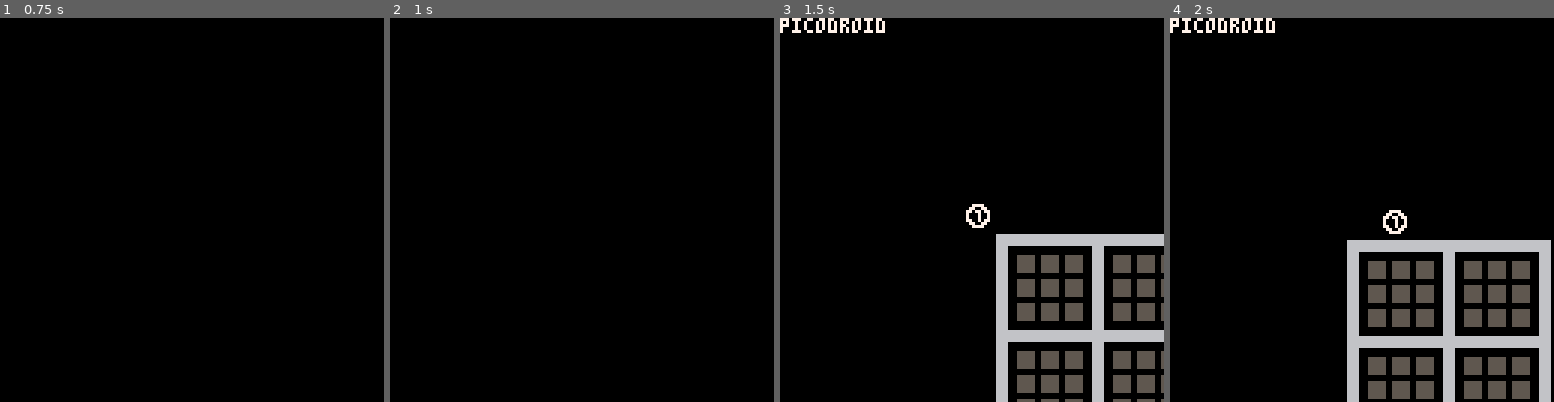
Above: before the commit, frames 1-4 (left to right).
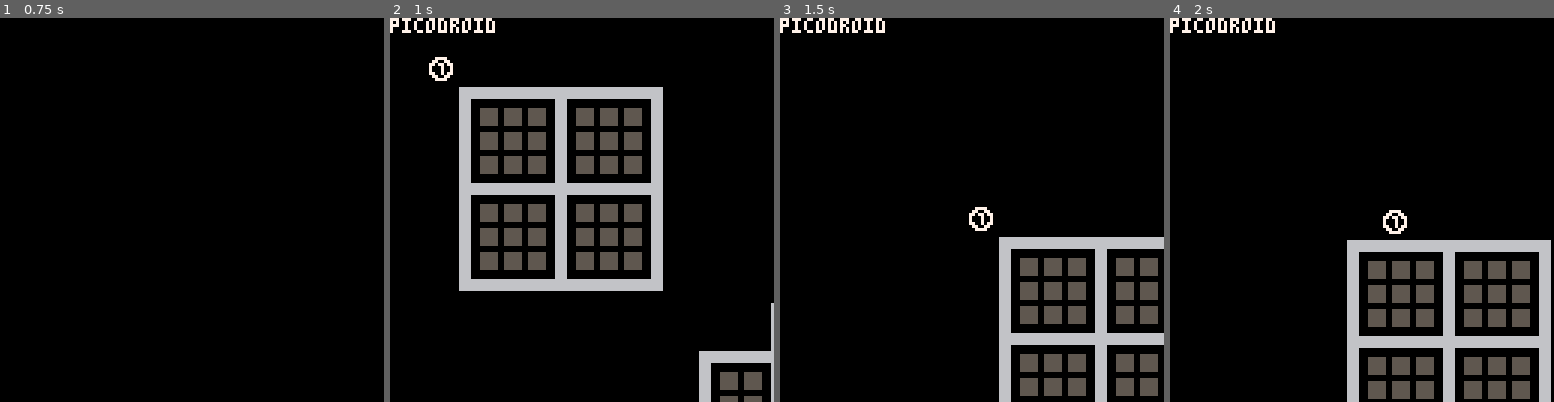
Above: after the commit, the same moments.

Repository: mslinklater/pico8
Game: PICO-8 cartridge carts/picodroid.p8
Same seed, same stepped clock (60 frames per second), same inputs: the game is played once before the commit and once after it.
Inputs:
- Up to frame 1 (0.75 s): tap X (X key) at 0.33 s; tap O (Z key) at 0.7 s
- Up to frame 2 (1 s): no input
- Up to frame 3 (1.5 s): tap X (X key) at 1.07 s
- Up to frame 4 (2 s): hold Right from 1.6 s (still down); tap O (Z key) at 1.7 s; tap X (X key) at 1.85 s

Frame 1 is identical in both runs. In frame 2, 19% of the frame differs, in the area x 0-100%, y 0-100%; in frame 3, 6.4%; in frame 4, nothing differs.

Commit message:
saved a few tokens

Diff:
--- a/carts/picodroid.p8
+++ b/carts/picodroid.p8
@@ -117,31 +117,21 @@
 	for column=1,127 do
 		for row=1,63 do
 			if mget(column,row)==sprite_clear then
-				u=map_get_cell_state(column,row-1)
-				d=map_get_cell_state(column,row+1)
-				l=map_get_cell_state(column-1,row)
-				r=map_get_cell_state(column+1,row)
-				ul=map_get_cell_state(column-1,row-1)
-				ur=map_get_cell_state(column+1,row-1)
-				dl=map_get_cell_state(column-1,row+1)
-				dr=map_get_cell_state(column+1,row+1)
-
 				val=0
-				if (ul==cell_floor) val+=1
-				if (u==cell_floor) val+=2
-				if (ur==cell_floor) val+=4
-				if (l==cell_floor) val+=8
-				if (r==cell_floor) val+=16
-				if (dl==cell_floor) val+=32
-				if (d==cell_floor) val+=64
-				if (dr==cell_floor) val+=128
+				if (map_get_cell_state(column-1,row-1)==cell_floor) val+=1
+				if (map_get_cell_state(column,row-1)==cell_floor) val+=2
+				if (map_get_cell_state(column+1,row-1)==cell_floor) val+=4
+				if (map_get_cell_state(column-1,row)==cell_floor) val+=8
+				if (map_get_cell_state(column+1,row)==cell_floor) val+=16
+				if (map_get_cell_state(column-1,row+1)==cell_floor) val+=32
+				if (map_get_cell_state(column,row+1)==cell_floor) val+=64
+				if (map_get_cell_state(column+1,row+1)==cell_floor) val+=128
 
 				for def in all(wall_building_data) do
 					for value in all(def[1]) do
 						if (val==value) mset(column,row,def[2])
 					end
 				end
-				-- croVss
 			end
 		end
 	end
Not shown, changed: config.txt
